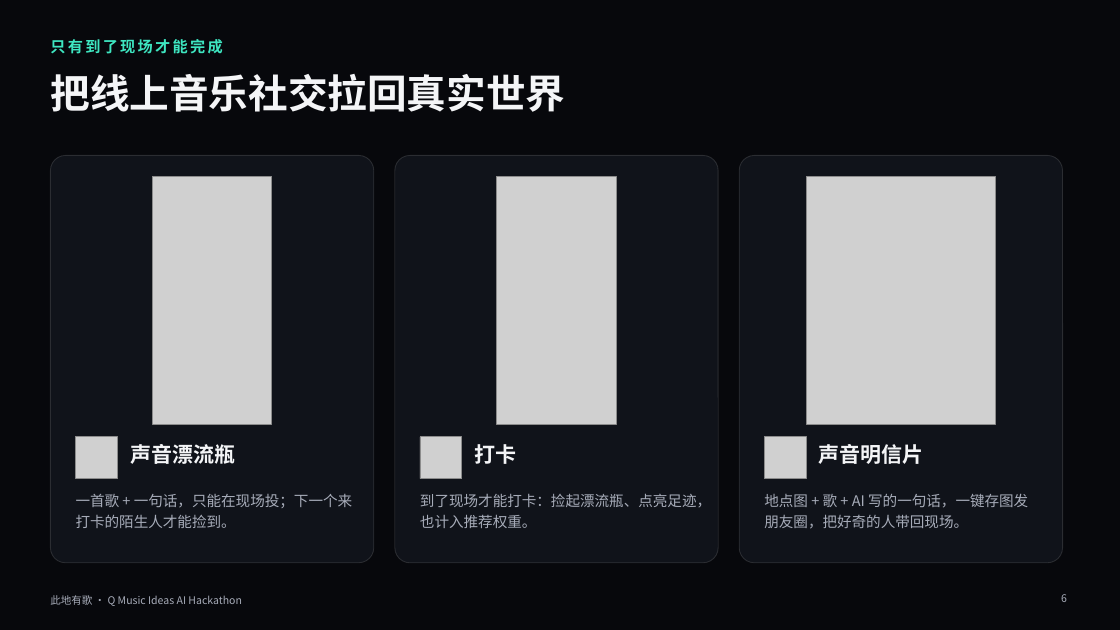
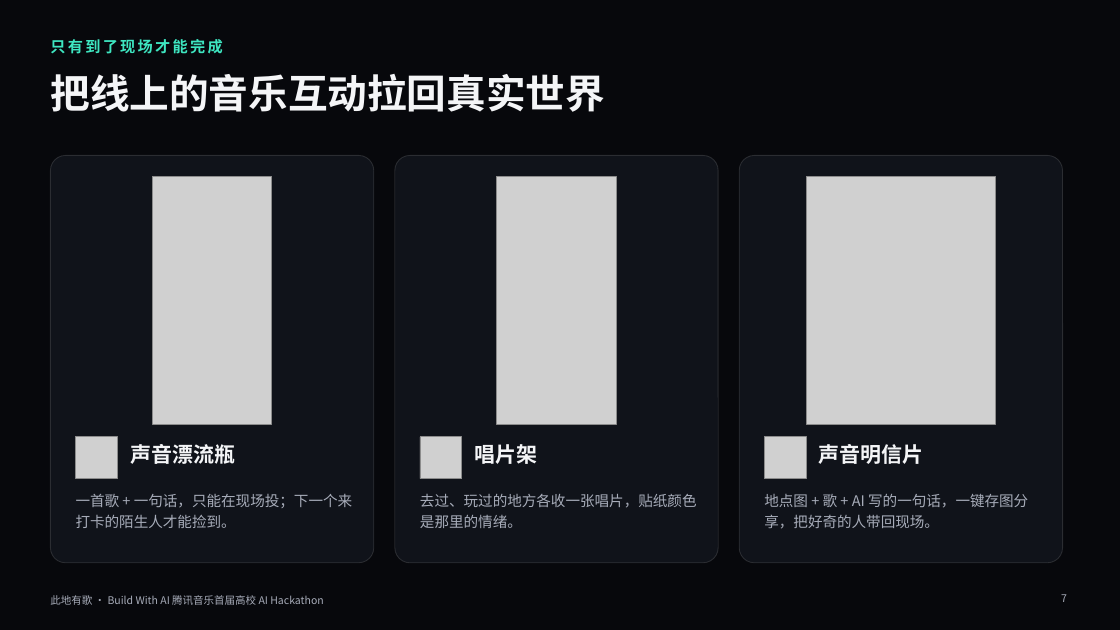
Before and after one commit to QHY8IV/MusicHere, a slide deck: slide 7 of pitch/此地有歌-路演.pptx (slide 6 before the commit). Drawn at 1120x630 pixels with LibreOffice and Linux fonts; fonts in the diff are those of the drawing; grey boxes stand for pictures; background and template pictures are left out. Boxes give left, top, right and bottom in pixels: in the first picture for what was removed or moved away, otherwise in the second. Text is boxed around its words. In the diff, an @@ line names an element or a change of style, - is before the commit and + after.

```diff
--- a/pitch/此地有歌-路演.pptx
+++ b/pitch/此地有歌-路演.pptx
@@ title at (50,74,605,112): text changed @@
-把线上音乐社交拉回真实世界
+把线上的音乐互动拉回真实世界
@@ text at (475,444,538,464): text changed @@
-打卡
+唱片架
@@ text at (420,494,697,528): text changed @@
-到了现场才能打卡：捡起漂流瓶、点亮足迹，也计入推荐权重。
+去过、玩过的地方各收一张唱片，贴纸颜色是那里的情绪。
@@ text at (764,494,1028,529): text changed @@
-地点图 + 歌 + AI 写的一句话，一键存图发朋友圈，把好奇的人带回现场。
+地点图 + 歌 + AI 写的一句话，一键存图分享，把好奇的人带回现场。
@@ text at (50,595,323,605): text changed @@
-此地有歌 · Q Music Ideas AI Hackathon
+此地有歌 · Build With AI 腾讯音乐首届高校 AI Hackathon
@@ page number at (1061,594,1067,602): text changed @@
-6
+7
```
Also in this commit, not shown: 8 other slides changed, 2 slides added, 1 slide removed, 5 other files.
